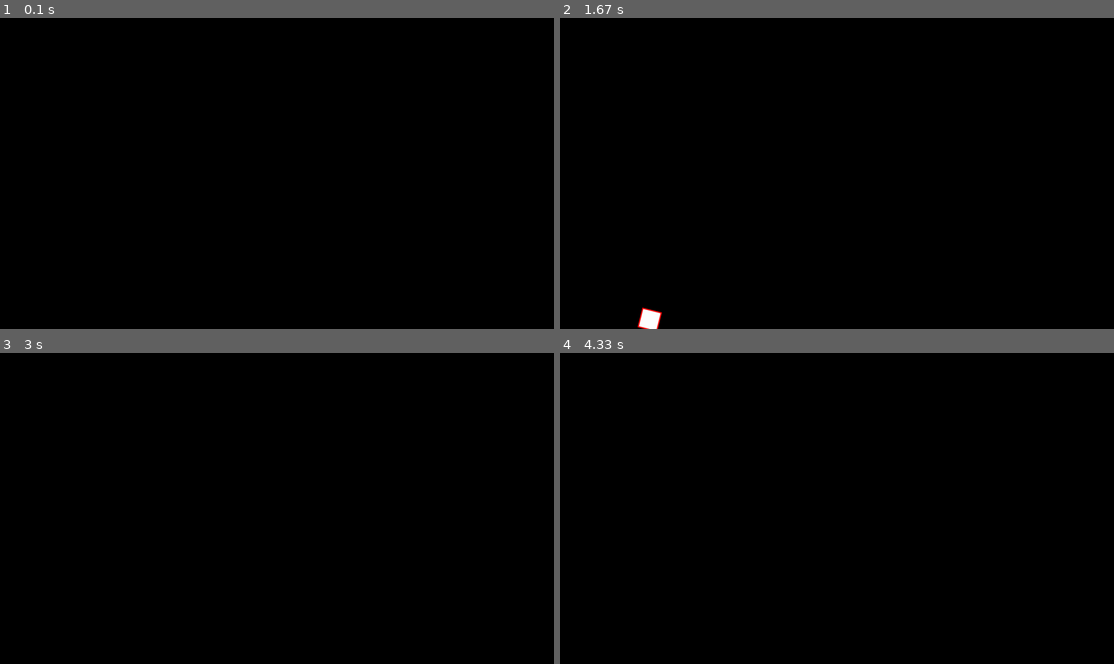
Above: before the commit, frames 1-4 (two rows, left to right).
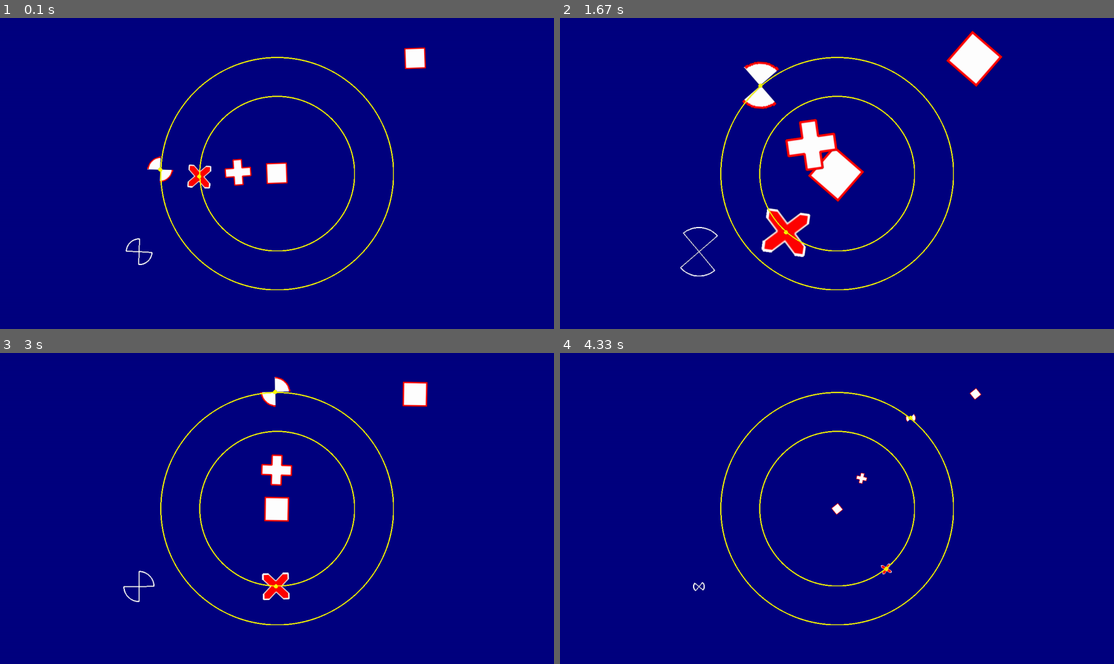
Above: after the commit, the same moments.

Repository: francis-clairicia/PyDiamond
Game: pygame game, started from main.py
Two runs of this game, one before a commit and one after it. Both use one fixed random seed, a clock stepped at 60 frames per second and the inputs below.
Inputs:
- Up to frame 1 (0.1 s): no input
- Up to frame 2 (1.67 s): no input
- Up to frame 3 (3 s): no input
- Up to frame 4 (4.33 s): no input

The runs differ from the first frame. In frame 1, 100% of the frame differs, in the area x 0-100%, y 0-100%; in frame 2, 100%; in frame 3, 100%; in frame 4, 100%.

Commit message:
[UPDATE] Updated CrossShape and Sprite
[+] CrossShape: Added '+' cross

[+] Added mask threshold handling for Sprites

[+] Added AnimatedSprite() class (not tested yet)

[~] All abstract methods now raise NotImplementedError if they are called

Diff:
--- a/main.py
+++ b/main.py
@@ -27,6 +27,7 @@
         self.__x: CrossShape = CrossShape(
             50,
             50,
+            type=CrossShape.Type.DIAGONAL,
             color=RED,
             outline_color=WHITE,
         )
@@ -55,11 +56,13 @@
         # self.__x.topleft = (50, 50)
         self.__c.center = self.__r.centerx - window.centery * 3 / 4, window.centery
 
-        # self.__x_trajectory: CircleShape = CircleShape(
-        #     abs(self.__x.centerx - self.__r.centerx), TRANSPARENT, outline_color=YELLOW,
-        # )
-        # self.__x_trajectory.center = self.__r.center
-        # self.__x_center: CircleShape = CircleShape(5, YELLOW, outline=0)
+        self.__x_trajectory: CircleShape = CircleShape(
+            abs(self.__x.centerx - self.__r.centerx),
+            TRANSPARENT,
+            outline_color=YELLOW,
+        )
+        self.__x_trajectory.center = self.__r.center
+        self.__x_center: CircleShape = CircleShape(5, YELLOW, outline=0)
 
         self.__c_trajectory: CircleShape = CircleShape(
             abs(self.__c.centerx - self.__r.centerx), TRANSPARENT, outline_color=YELLOW
@@ -94,7 +97,7 @@
             self.__x.scale = self.__scale
             self.__c.scale = self.__scale
             # self.__s.scale = self.__scale
-        # self.__x_center.center = self.__x.center
+        self.__x_center.center = self.__x.center
         self.__c_center.center = self.__c.center
         self.__s.default_image = self.__r.to_surface()
         self.__shape_copy.set_points(self.__c.get_vertices())
@@ -109,8 +112,8 @@
         self.window.draw(self.__s)
         self.window.draw(self.__x)
         self.window.draw(self.__shape_copy)
-        # self.window.draw(self.__x_center)
-        # self.window.draw(self.__x_trajectory)
+        self.window.draw(self.__x_center)
+        self.window.draw(self.__x_trajectory)
 
 
 class AnimationScene(Scene):
@@ -156,8 +159,8 @@
 
 def main() -> None:
     w: Window = Window("my window", (1366, 768))
-    # w.scenes.push_on_top(ShapeScene(w))
-    w.scenes.push_on_top(AnimationScene(w))
+    w.scenes.push_on_top(ShapeScene(w))
+    # w.scenes.push_on_top(AnimationScene(w))
     # w.scenes.push_on_top(GradientScene(w))
     w.mainloop()
 
--- a/my_pygame/animation.py
+++ b/my_pygame/animation.py
@@ -35,11 +35,11 @@
 
     @abstractmethod
     def __call__(self) -> None:
-        pass
+        raise NotImplementedError
 
     @abstractmethod
     def default(self) -> None:
-        pass
+        raise NotImplementedError
 
     @property
     def drawable(self) -> Drawable:
--- a/my_pygame/drawable.py
+++ b/my_pygame/drawable.py
@@ -42,11 +42,11 @@
 
     @abstractmethod
     def draw_onto(self, surface: Surface) -> None:
-        pass
+        raise NotImplementedError
 
     @abstractmethod
     def to_surface(self) -> Surface:
-        pass
+        raise NotImplementedError
 
     def show(self) -> None:
         self.set_visibility(True)
--- a/my_pygame/scene.py
+++ b/my_pygame/scene.py
@@ -68,7 +68,7 @@
 
     @abstractmethod
     def draw(self) -> None:
-        pass
+        raise NotImplementedError
 
     def get_required_framerate(self) -> int:
         return self.__f
--- a/my_pygame/shape.py
+++ b/my_pygame/shape.py
@@ -1,8 +1,10 @@
 # -*- coding: Utf-8 -*
 
+from __future__ import annotations
 from abc import abstractmethod
 from typing import Dict, List, Optional, Tuple, Union
 from math import sin, tan, radians
+from enum import IntEnum, auto, unique
 
 import pygame.draw
 from pygame.math import Vector2
@@ -78,11 +80,11 @@
 
     @abstractmethod
     def make(self) -> Surface:
-        pass
+        raise NotImplementedError
 
     @abstractmethod
     def get_local_vertices(self) -> List[Vector2]:
-        pass
+        raise NotImplementedError
 
     def get_vertices(self) -> List[Vector2]:
         return [Vector2(p) for p in self.__vertices]
@@ -473,11 +475,17 @@
 
 
 class CrossShape(OutlinedShape, ThemedShape):
+    @unique
+    class Type(IntEnum):
+        DIAGONAL = auto()
+        PLUS = auto()
+
     def __init__(
         self,
         width: float,
         height: float,
         color: Color,
+        type: CrossShape.Type,
         *,
         line_width: float = 0.3,
         outline_color: Color = BLACK,
@@ -487,24 +495,27 @@
         super().__init__(color, outline, outline_color)
         self.__w: float = 0
         self.__h: float = 0
-        self.__line_width: float = 2
+        self.__line_width: float = 0
+        self.__type: CrossShape.Type = CrossShape.Type(type)
         self.local_size = width, height
         self.line_width = line_width
         self._need_update()
 
     def make(self) -> Surface:
-        all_points: List[Vector2] = self.__get_points()
-        if len(all_points) < 3:
-            return create_surface((0, 0))
+        all_points: List[Vector2] = self.get_local_vertices()
         return PolygonShape(self.color, outline=self.outline, outline_color=self.outline_color, points=all_points).to_surface()
 
     def get_local_size(self) -> Tuple[float, float]:
         return self.local_size
 
     def get_local_vertices(self) -> List[Vector2]:
-        return self.__get_points()
-
-    def __get_points(self) -> List[Vector2]:
+        compute_vertices = {
+            CrossShape.Type.DIAGONAL: self.__get_diagonal_cross_points,
+            CrossShape.Type.PLUS: self.__get_plus_cross_points,
+        }
+        return compute_vertices[self.type]()
+
+    def __get_diagonal_cross_points(self) -> List[Vector2]:
         rect: Rect = self.get_local_rect()
         line_width: float = self.line_width
         if line_width == 0:
@@ -546,6 +557,32 @@
             Vector2(rect.left, rect.top + h_offset),
         ]
 
+    def __get_plus_cross_points(self) -> List[Vector2]:
+        rect: Rect = self.get_local_rect()
+        line_width: float = self.line_width
+        if line_width == 0:
+            return []
+
+        if line_width < 1:
+            line_width = min(self.local_width * line_width, self.local_height * line_width)
+
+        line_width /= 2
+
+        return [
+            Vector2(rect.centerx - line_width, rect.top),
+            Vector2(rect.centerx + line_width, rect.top),
+            Vector2(rect.centerx + line_width, rect.centery - line_width),
+            Vector2(rect.right, rect.centery - line_width),
+            Vector2(rect.right, rect.centery + line_width),
+            Vector2(rect.centerx + line_width, rect.centery + line_width),
+            Vector2(rect.centerx + line_width, rect.bottom),
+            Vector2(rect.centerx - line_width, rect.bottom),
+            Vector2(rect.centerx - line_width, rect.centery + line_width),
+            Vector2(rect.left, rect.centery + line_width),
+            Vector2(rect.left, rect.centery - line_width),
+            Vector2(rect.centerx - line_width, rect.centery - line_width),
+        ]
+
     @property
     def line_width(self) -> float:
         return self.__line_width
@@ -558,6 +595,10 @@
             self._need_update()
 
     @property
+    def type(self) -> CrossShape.Type:
+        return self.__type
+
+    @property
     def local_size(self) -> Tuple[float, float]:
         return (self.local_width, self.local_height)
 
@@ -586,3 +627,51 @@
         if height != self.__h:
             self.__h = height
             self._need_update()
+
+
+class DiagonalCrossShape(CrossShape):
+    def __init__(
+        self,
+        width: float,
+        height: float,
+        color: Color,
+        *,
+        line_width: float = 0.3,
+        outline_color: Color = BLACK,
+        outline: int = 0,
+        theme: Optional[Theme] = None,
+    ) -> None:
+        super().__init__(
+            width,
+            height,
+            color,
+            CrossShape.Type.DIAGONAL,
+            line_width=line_width,
+            outline_color=outline_color,
+            outline=outline,
+            theme=theme,
+        )
+
+
+class PlusCrossShape(CrossShape):
+    def __init__(
+        self,
+        width: float,
+        height: float,
+        color: Color,
+        *,
+        line_width: float = 0.3,
+        outline_color: Color = BLACK,
+        outline: int = 0,
+        theme: Optional[Theme] = None,
+    ) -> None:
+        super().__init__(
+            width,
+            height,
+            color,
+            CrossShape.Type.PLUS,
+            line_width=line_width,
+            outline_color=outline_color,
+            outline=outline,
+            theme=theme,
+        )
--- a/my_pygame/sprite.py
+++ b/my_pygame/sprite.py
@@ -1,29 +1,35 @@
 # -*- coding: Utf-8 -*
 
-from typing import Optional, Tuple
+from typing import Any, List, Optional, Tuple
 
 import pygame.mask
 import pygame.transform
 
 from pygame.surface import Surface
 from pygame.rect import Rect
-from pygame.sprite import Sprite as PygameSprite, AbstractGroup
+from pygame.sprite import Sprite as PygameSprite
 from pygame.mask import Mask
 
 from .drawable import Drawable
 from .surface import create_surface
+from .clock import Clock
 
 
 class Sprite(Drawable, PygameSprite):
-    def __init__(self, *groups: AbstractGroup, image: Optional[Surface] = None) -> None:
+    def __init__(self, image: Optional[Surface] = None, mask_threshold: int = 127) -> None:
         Drawable.__init__(self)
-        PygameSprite.__init__(self, *groups)
+        PygameSprite.__init__(self)
         self.__default_image: Surface = image.copy() if image is not None else create_surface((0, 0))
         self.__image: Surface = self.__default_image.copy()
-        self.__mask: Mask = pygame.mask.from_surface(self.__image)
+        self.__mask_threshold: int
+        self.__mask: Mask
+        self.set_mask_threshold(mask_threshold)
+
+    def update(self, *args: Any, **kwargs: Any) -> None:
+        pass
 
     def draw_onto(self, surface: Surface) -> None:
-        surface.blit(self.__image, self.rect)
+        surface.blit(self.__image, self.topleft)
 
     def get_local_size(self) -> Tuple[float, float]:
         return self.__default_image.get_size()
@@ -38,12 +44,22 @@
             h *= self.scale
             self.__image = pygame.transform.smoothscale(self.default_image, (round(w), round(h)))
         else:
-            self.__image = self.__default_image
+            self.__image = self.default_image
         self.__image = pygame.transform.rotate(self.__image, self.angle)
-        self.__mask = pygame.mask.from_surface(self.__image)
+        self._update_mask()
+
+    def _update_mask(self) -> None:
+        self.__mask = pygame.mask.from_surface(self.__image, self.get_mask_threshold())
 
     def get_size(self) -> Tuple[float, float]:
         return self.__image.get_size()
+
+    def get_mask_threshold(self) -> int:
+        return self.__mask_threshold
+
+    def set_mask_threshold(self, threshold: int) -> None:
+        self.__mask_threshold = max(int(threshold), 0)
+        self._update_mask()
 
     @property
     def default_image(self) -> Surface:
@@ -67,3 +83,53 @@
     @property
     def mask(self) -> Mask:
         return self.__mask
+
+
+class AnimatedSprite(Sprite):
+    def __init__(self, image: Surface, *images: Surface, mask_threshold: int = 127) -> None:
+        super().__init__(image=image, mask_threshold=mask_threshold)
+        self.__list: List[Surface] = [self.default_image, *(i.copy() for i in images)]
+        self.__sprite_idx: int = 0
+        self.__clock: Clock = Clock()
+        self.__wait_time: float = 0
+        self.__animation: bool = False
+        self.__loop: bool = False
+
+    def update(self, *args: Any, **kwargs: Any) -> None:
+        if self.is_sprite_animating() and self.__clock.elapsed_time(self.__wait_time):
+            self.__sprite_idx = (self.__sprite_idx + 1) % len(self.__list)
+            Sprite.default_image.fset(self, self.__list[self.__sprite_idx])  # type: ignore
+            if self.__sprite_idx == 0 and not self.__loop:
+                self.stop_animation()
+
+    def is_sprite_animating(self) -> bool:
+        return self.__animation
+
+    def start_animation(self, loop: bool = False) -> None:
+        if len(self.__list) <= 1:
+            return
+        self.__loop = bool(loop)
+        self.__sprite_idx = 0
+        self.__animation = True
+        self.__clock.restart()
+
+    def restart_animation(self) -> None:
+        if len(self.__list) <= 1:
+            return
+        self.__animation = True
+        self.__clock.restart(reset=False)
+
+    def stop_animation(self) -> None:
+        self.__animation = False
+
+    @property  # type: ignore
+    def default_image(self) -> Surface:
+        return super().default_image
+
+    @property
+    def ratio(self) -> float:
+        return self.__wait_time
+
+    @ratio.setter
+    def ratio(self, value: float) -> None:
+        self.__wait_time = float(value)
